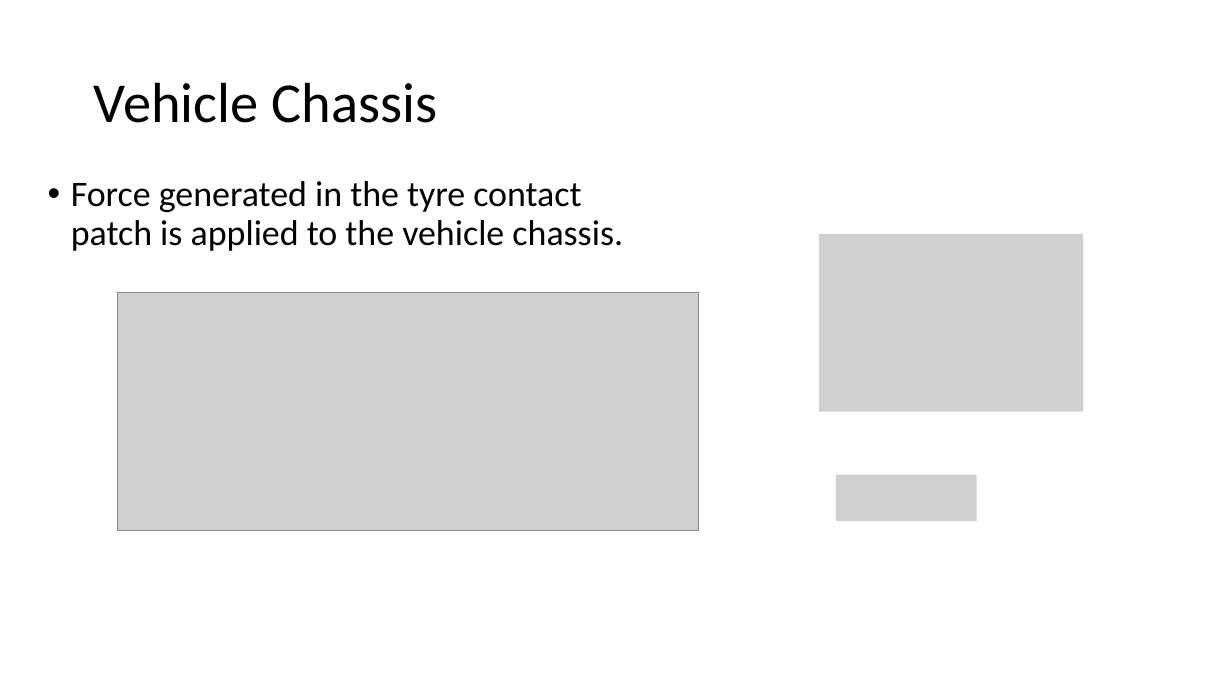
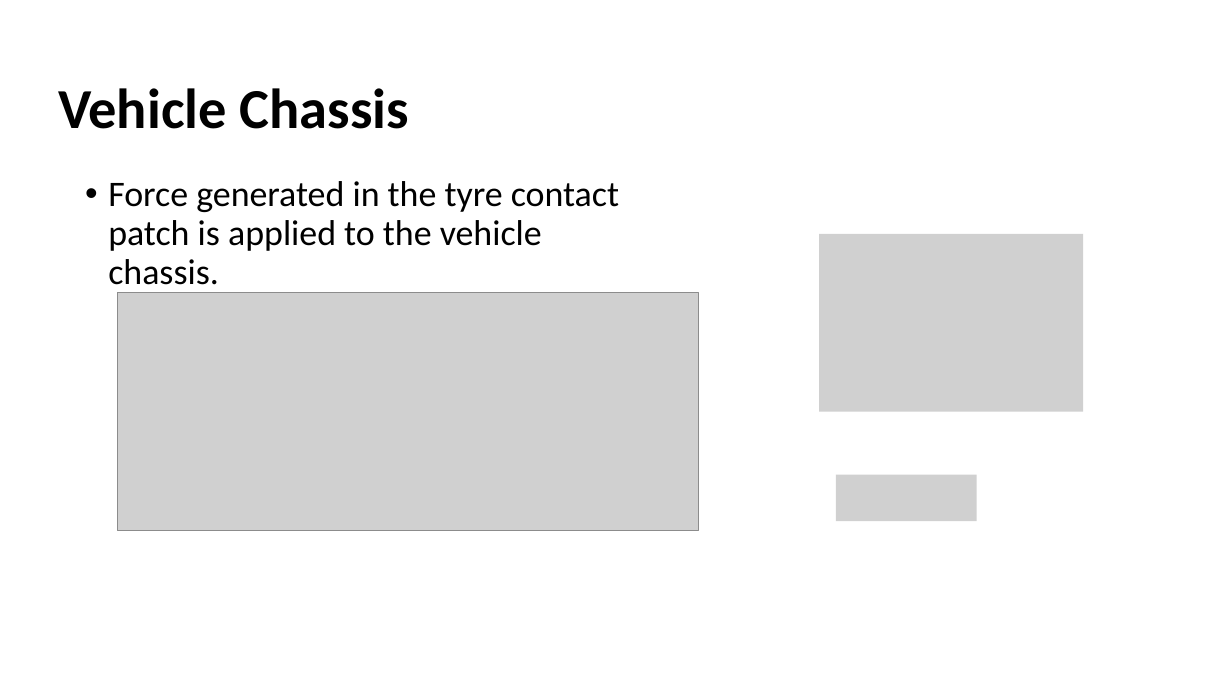
Before and after one commit to bamason2/ttc066-module, a slide deck: slide 16 of docs/lectures/Drivetrain Modelling II.pptx. Drawn at 1232x693 pixels with LibreOffice and Linux fonts; fonts in the diff are those of the drawing; grey boxes stand for pictures; background and template pictures are left out. Boxes give left, top, right and bottom in pixels: in the first picture for what was removed or moved away, otherwise in the second. Text is boxed around its words. In the diff, an @@ line names an element or a change of style, - is before the commit and + after.

Commit message:
Drivetrain modelling II
minor formatting changes to lecture slides

```diff
--- a/docs/lectures/Drivetrain Modelling II.pptx
+++ b/docs/lectures/Drivetrain Modelling II.pptx
@@ title "Vehicle Chassis": place and size @@
-title "Vehicle Chassis" at box(94, 82, 437, 123)
+title "Vehicle Chassis" at box(58, 88, 409, 129)
@@ title "Vehicle Chassis" at box(58, 88, 409, 129): bold on @@
@@ text "Force generated in the tyre ..." rewrapped from box(71, 181, 623, 251) to box(108, 181, 619, 293) @@
```
Also in this commit, not shown: 14 other slides changed, 1 other file.
